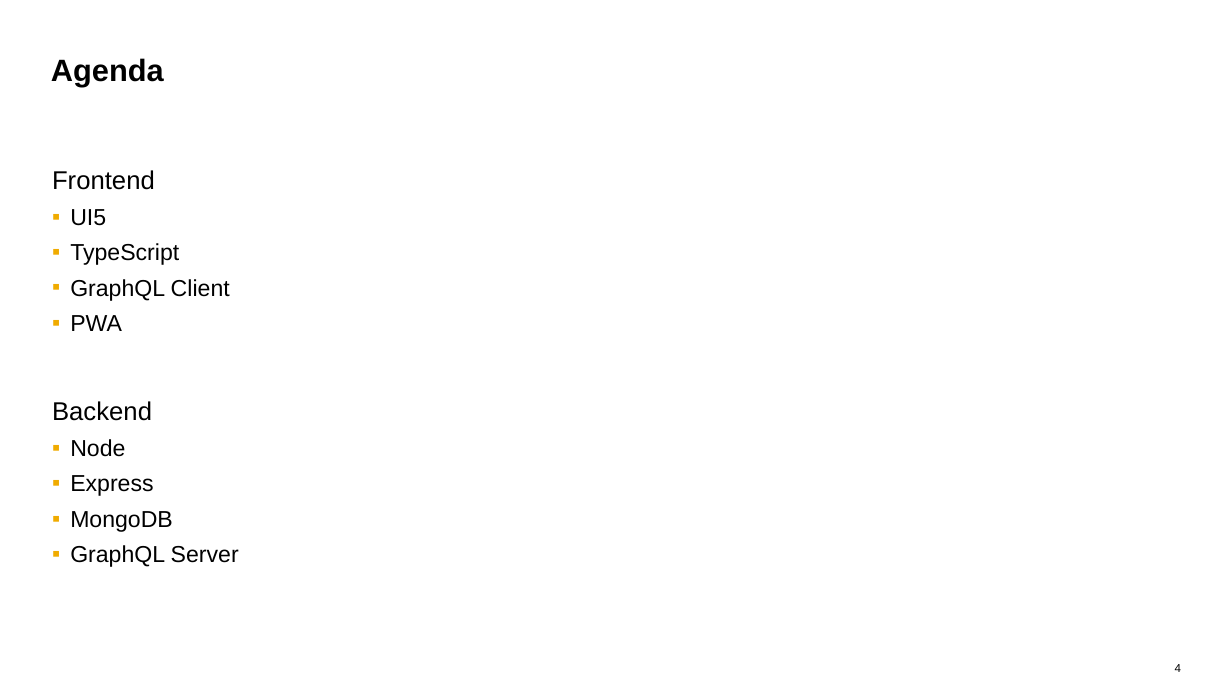
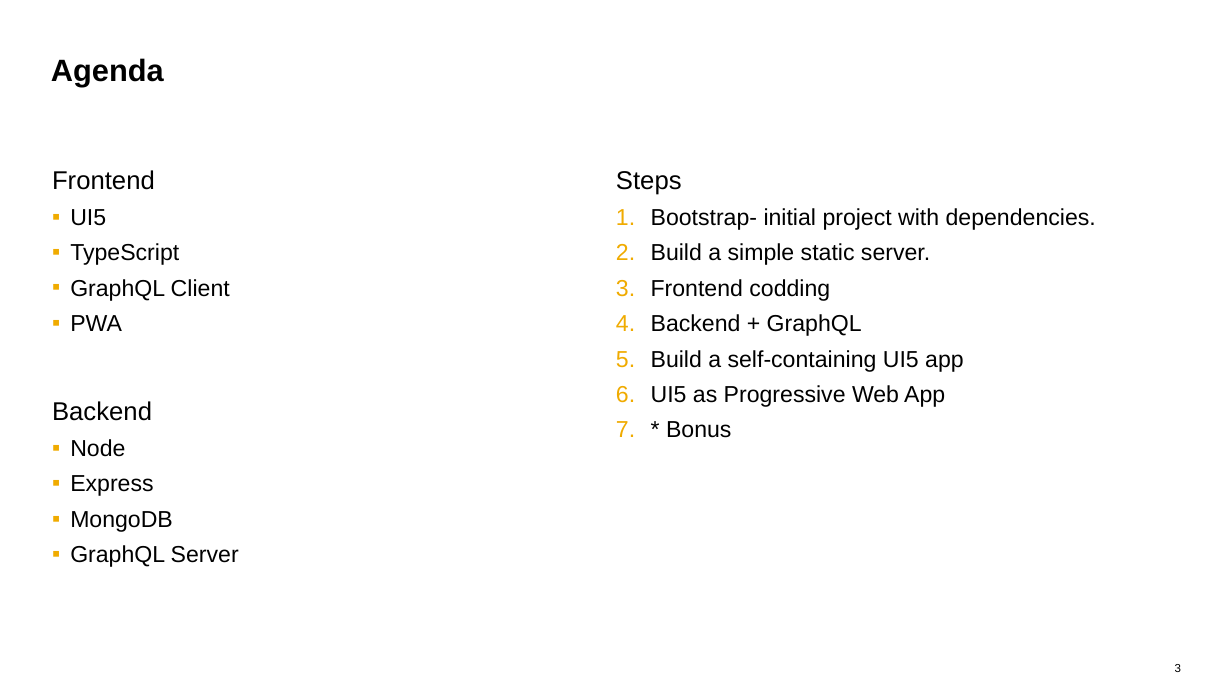
Before and after one commit to d3xter666/ui5con-2019-mean-stack-with-ui5, a slide deck: slide 3 of ui5con2019-mean-stack-ui5.pptx (slide 4 before the commit). Drawn at 1232x693 pixels with LibreOffice and Linux fonts; fonts in the diff are those of the drawing. Boxes give left, top, right and bottom in pixels: in the first picture for what was removed or moved away, otherwise in the second. Text is boxed around its words. In the diff, an @@ line names an element or a change of style, - is before the commit and + after.

```diff
--- a/ui5con2019-mean-stack-ui5.pptx
+++ b/ui5con2019-mean-stack-ui5.pptx
@@ text added at (x1=616, y1=171, x2=1096, y2=438), 18 pt, text #000000 @@
+  Steps
+  1. Bootstrap- initial project with dependencies.
+  2. Build a simple static server.
+  3. Frontend codding
+  4. Backend + GraphQL
+  5. Build a self-containing UI5 app
+  6. UI5 as Progressive Web App
+  7. * Bonus
@@ page number at (x1=1175, y1=664, x2=1181, y2=672): text changed @@
-4
+3
```
Also in this commit, not shown: 1 other slide changed, 4 slides added, 1 slide removed, 2 other files.
